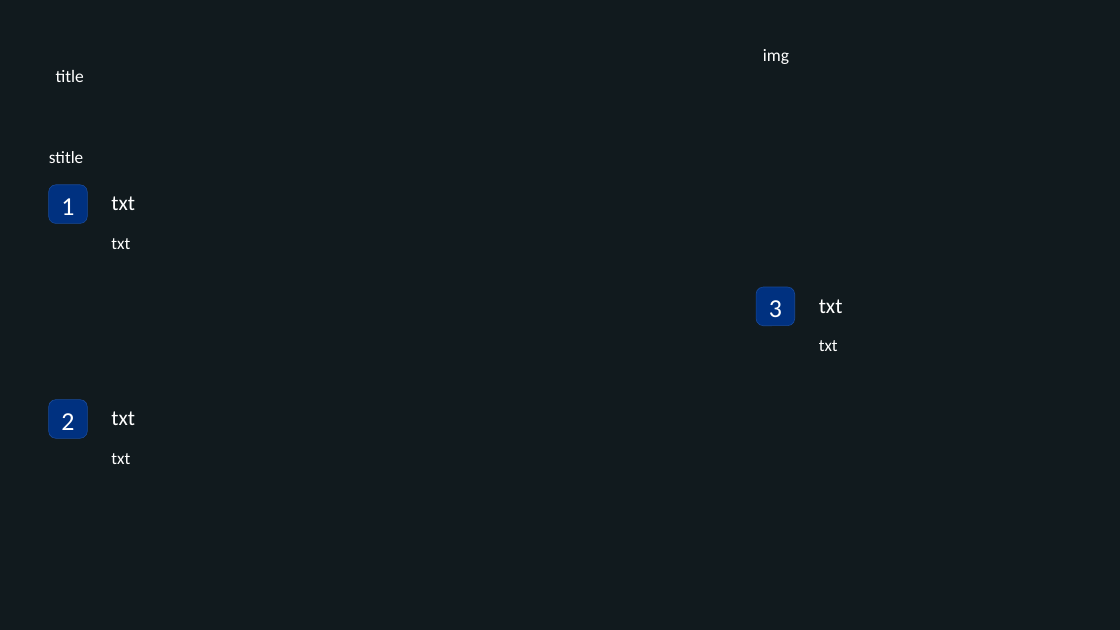
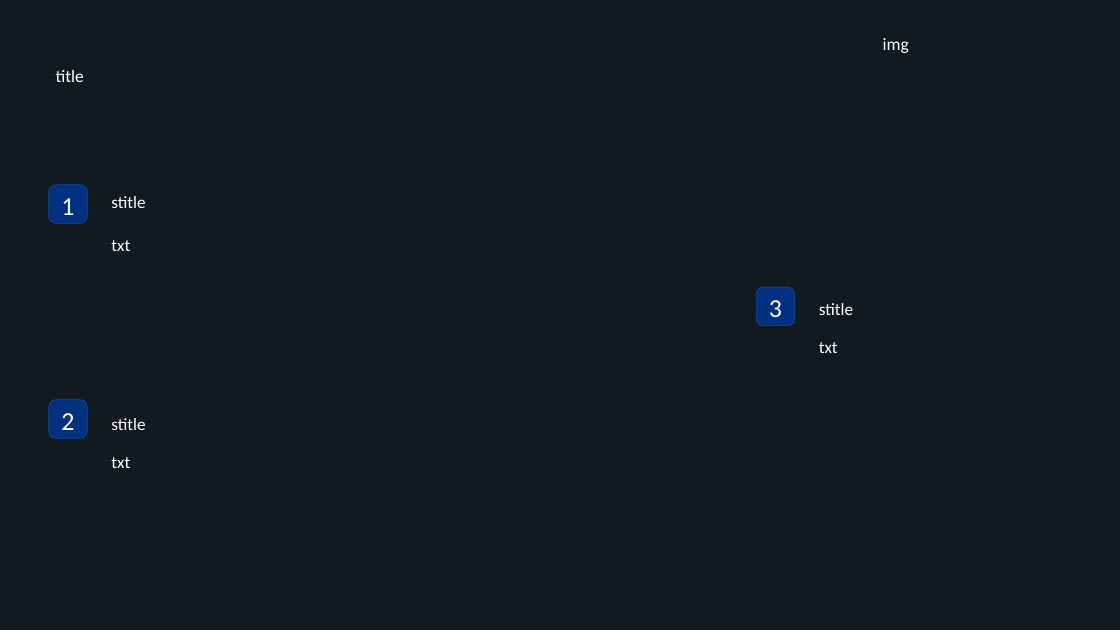
Before and after one commit to KarthikAvinash/Content-ppt-video-generator, a slide deck: slide 3 of tt.pptx. Drawn at 1120x630 pixels with LibreOffice and Linux fonts; fonts in the diff are those of the drawing; background and template pictures are left out; a plain dark background stands for a picture behind light text. Boxes give left, top, right and bottom in pixels: in the first picture for what was removed or moved away, otherwise in the second. Text is boxed around its words. In the diff, an @@ line names an element or a change of style, - is before the commit and + after.

```diff
--- a/tt.pptx
+++ b/tt.pptx
@@ text "img": place and size @@
-text "img" at [763,49,789,64]
+text "img" at [883,38,909,53]
@@ text "stitle": place and size @@
-text "stitle" at [49,151,83,163]
+text "stitle" at [111,196,145,208]
@@ text removed at [111,196,135,210] @@
-txt
@@ text removed at [819,299,843,313] @@
-txt
@@ text added at [819,303,853,315], 17.7 pt, text #FFFFFF @@
+stitle
@@ text removed at [111,411,135,425] @@
-txt
@@ text added at [111,418,145,430], 17.7 pt, text #FFFFFF @@
+stitle
@@ text "txt": place and size @@
-text "txt" at [111,453,130,464]
+text "txt" at [111,457,130,468]
```
Also in this commit, not shown: 2 other slides changed, 7 other files.
